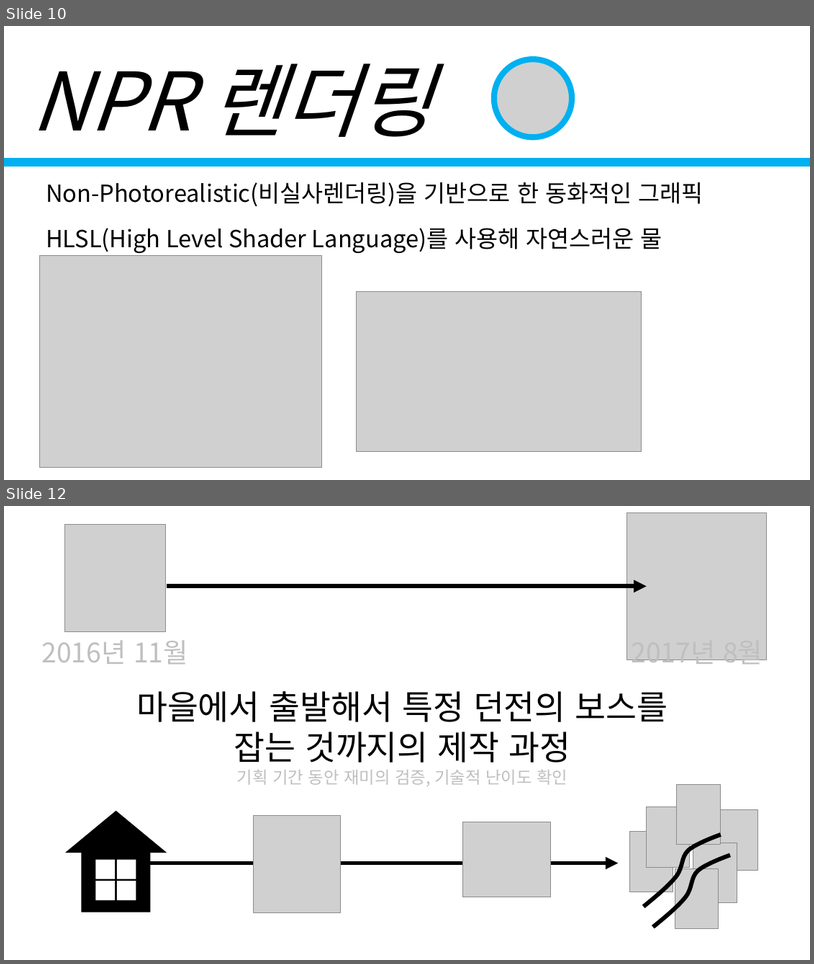
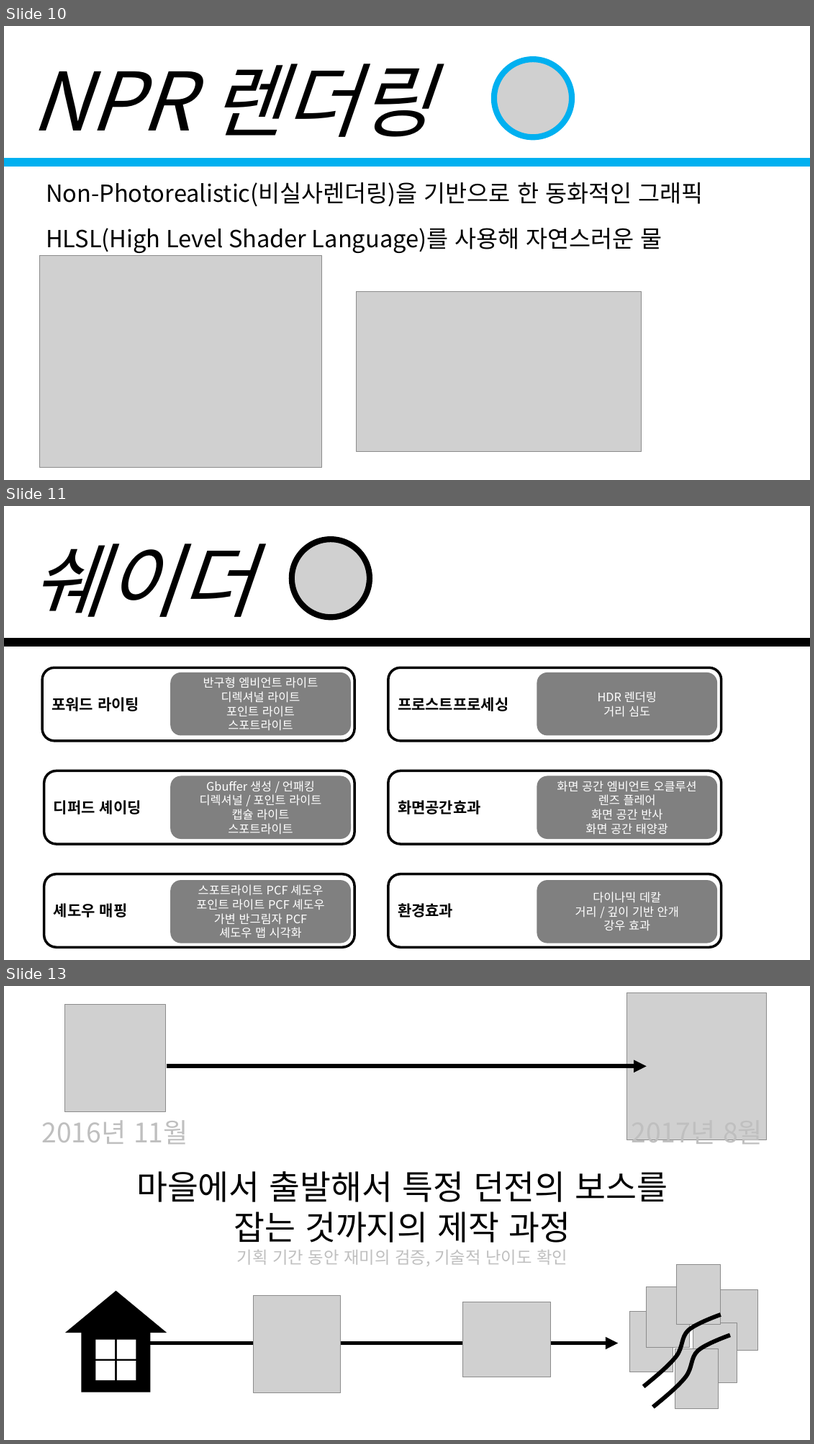
Before and after one commit to korleinster/gamebusdriver, a slide deck: documents/노루막이_김형준_신창섭_홍승필_허지훈.pptx. Shown one above the other, each under a label of ours: slides 10 and 12 before the commit, slides 10, 11 and 13 after it; the slides between them are not shown. The pictures are 814x964 and 814x1444 pixels, drawn with LibreOffice and Linux fonts; fonts in the diff are those of the drawing; grey boxes stand for pictures; background and template pictures are left out. Boxes give left, top, right and bottom in pixels: in the first picture for what was removed or moved away, otherwise in the second. Text is boxed around its words. In the diff, an @@ line names an element or a change of style, - is before the commit and + after.

Commit message:
[신창섭]제안서 수정
1. 셰이더 관련 내용 추가

```diff
--- a/documents/노루막이_김형준_신창섭_홍승필_허지훈.pptx
+++ b/documents/노루막이_김형준_신창섭_홍승필_허지훈.pptx
@@ slide 11 added at (x1=4, y1=506, x2=810, y2=960), background #FFFFFF @@
@@ text added at (x1=31, y1=543, x2=253, y2=617), 96 pt, text #000000, italic @@
+쉐이더
@@ picture added at (x1=292, y1=539, x2=370, y2=618) @@
@@ ellipse added at (x1=292, y1=539, x2=370, y2=618), outline #000000 2 pt @@
@@ line added from (4, 642) to (810, 642), #000000 10 pt @@
@@ rounded rectangle added at (x1=42, y1=667, x2=355, y2=741), outline #000000 3 pt, 18 pt, text #000000, bold @@
+포워드 라이팅
@@ rounded rectangle added at (x1=170, y1=672, x2=351, y2=735), fill #808080, 14 pt, text #FFFFFF @@
+반구형 엠비언트 라이트
+디렉셔널 라이트
+포인트 라이트
+스포트라이트
@@ rounded rectangle added at (x1=388, y1=667, x2=722, y2=741), outline #000000 3 pt, 18 pt, text #000000, bold @@
+프로스트프로세싱
@@ rounded rectangle added at (x1=537, y1=672, x2=718, y2=735), fill #808080, 14 pt, text #FFFFFF @@
+HDR 렌더링
+거리 심도
@@ rounded rectangle added at (x1=44, y1=770, x2=355, y2=844), outline #000000 3 pt, 18 pt, text #000000, bold @@
+디퍼드 셰이딩
@@ rounded rectangle added at (x1=170, y1=776, x2=351, y2=839), fill #808080, 14 pt, text #FFFFFF @@
+Gbuffer 생성 / 언패킹
+디렉셔널 / 포인트 라이트
+캡슐 라이트
+스포트라이트
@@ rounded rectangle added at (x1=388, y1=770, x2=722, y2=844), outline #000000 3 pt, 18 pt, text #000000, bold @@
+화면공간효과
@@ rounded rectangle added at (x1=537, y1=776, x2=718, y2=839), fill #808080, 14 pt, text #FFFFFF @@
+화면 공간 엠비언트 오클루션
+렌즈 플레어
+화면 공간 반사
+화면 공간 태양광
@@ rounded rectangle added at (x1=44, y1=874, x2=355, y2=947), outline #000000 3 pt, 18 pt, text #000000, bold @@
+셰도우 매핑
@@ rounded rectangle added at (x1=170, y1=880, x2=351, y2=943), fill #808080, 14 pt, text #FFFFFF @@
+스포트라이트 PCF 셰도우
+포인트 라이트 PCF 셰도우
+가변 반그림자 PCF
+셰도우 맵 시각화
@@ rounded rectangle added at (x1=388, y1=874, x2=722, y2=947), outline #000000 3 pt, 18 pt, text #000000, bold @@
+환경효과
@@ rounded rectangle added at (x1=537, y1=880, x2=718, y2=943), fill #808080, 14 pt, text #FFFFFF @@
+다이나믹 데칼
+거리 / 깊이 기반 안개
+강우 효과
@@ what was slide 12 is now slide 13 @@
```
Also in this commit, not shown: 4 slides changed.
